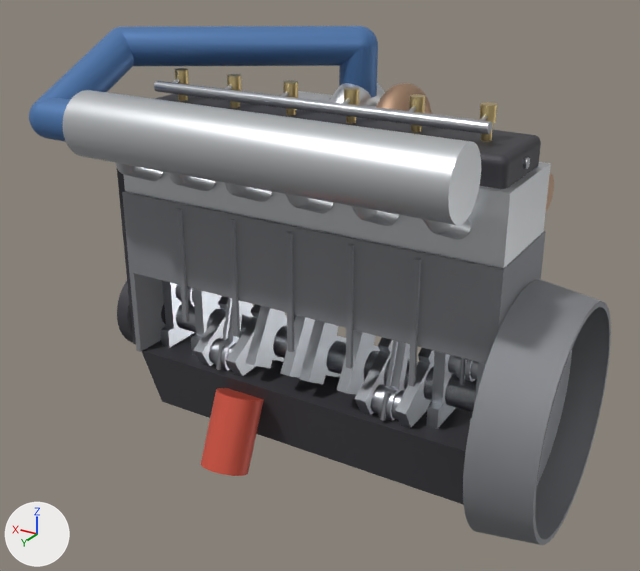
What one commit did to the glTF model models/diesel.glb.
Rendered twice from a 50 mm lens placed at (-0.803, 1.341, 0.813), pointed at (0.008, -0.012, 0.137). Arrows for +X, +Y and +Z are at lower left; the lights stay in place. The older version comes first. Where no turn or scale is listed for an object, it has been applied to the vertices.

The first picture shows 'bellhousing', 'block', 'chargepipe', 'cover', 'crankshaft', 'flywheel', 'fuelrail', 'head', 'injectors', 'intake', 'oilfilter', 'oilpan' and 10 more.
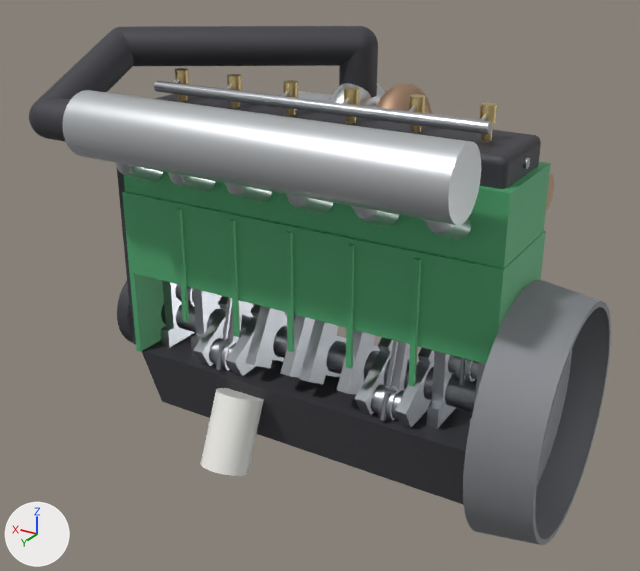
Location of each change, (x1, y1, x2, y2) in pixels of the pictures (640 x 571 px):
'block', recoloured (grey to green): (122, 191, 546, 387) in both
'chargepipe', recoloured (blue to dark grey): (29, 26, 378, 142) in both
'head', recoloured (light grey to green): (123, 162, 551, 268) in both
'oilfilter', recoloured (red to white): (201, 388, 264, 476) in both

The change, as a list of edits to the scene's bpy script:
```text
Add mat_ceramic:
    mat_ceramic = principled_material('ceramic')
    mat_ceramic.base_color = (0.93, 0.92, 0.88)  # white #f7f6f1
    mat_ceramic.roughness = 0.4
Add mat_truckpaint:
    mat_truckpaint = principled_material('truckPaint')
    mat_truckpaint.base_color = (0.09, 0.42, 0.18)  # green #55ad76
    mat_truckpaint.metallic = 0.15
Change me_block:
    where me_block.from_pydata(...)  # 708 vertices, 1396 faces; spans x -0.392..0.392, y -0.111..0.111, z -0.055..0.294
    remove me_block.materials.append(mat_castiron)  # grey #95979b
    add me_block.materials.append(mat_truckpaint)  # green #55ad76
Change me_head:
    where me_head.from_pydata(...)  # 620 vertices, 1236 faces; spans x -0.39..0.39, y -0.097..0.097, z 0.294..0.416
    remove me_head.materials.append(mat_aluminium)  # light grey #dddfe2
    add me_head.materials.append(mat_truckpaint)  # green #55ad76
Change me_chargepipe:
    where me_chargepipe.from_pydata(...)  # 2297 vertices, 4574 faces; spans x 0.022..0.49, y -0.285..0.245, z 0.416..0.594
    remove me_chargepipe.materials.append(mat_blue)  # blue #507cb3
    add me_chargepipe.materials.append(mat_black)  # dark grey #45454b
Change me_oilfilter:
    where me_oilfilter.from_pydata(...)  # 102 vertices, 200 faces; spans x 0.07..0.166, y 0.069..0.217, z -0.232..-0.056
    remove me_oilfilter.materials.append(mat_paint)  # red #da5945
    add me_oilfilter.materials.append(mat_ceramic)  # white #f7f6f1
```
